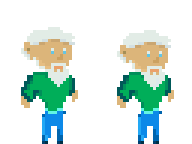
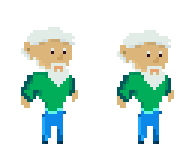
Before/after of a 192 × 144 layered artwork. What changed in the layer stack:
painted on "Layer 1 copy" over [147, 54, 162, 57]
painted on "Layer 1" over [51, 51, 66, 54]
